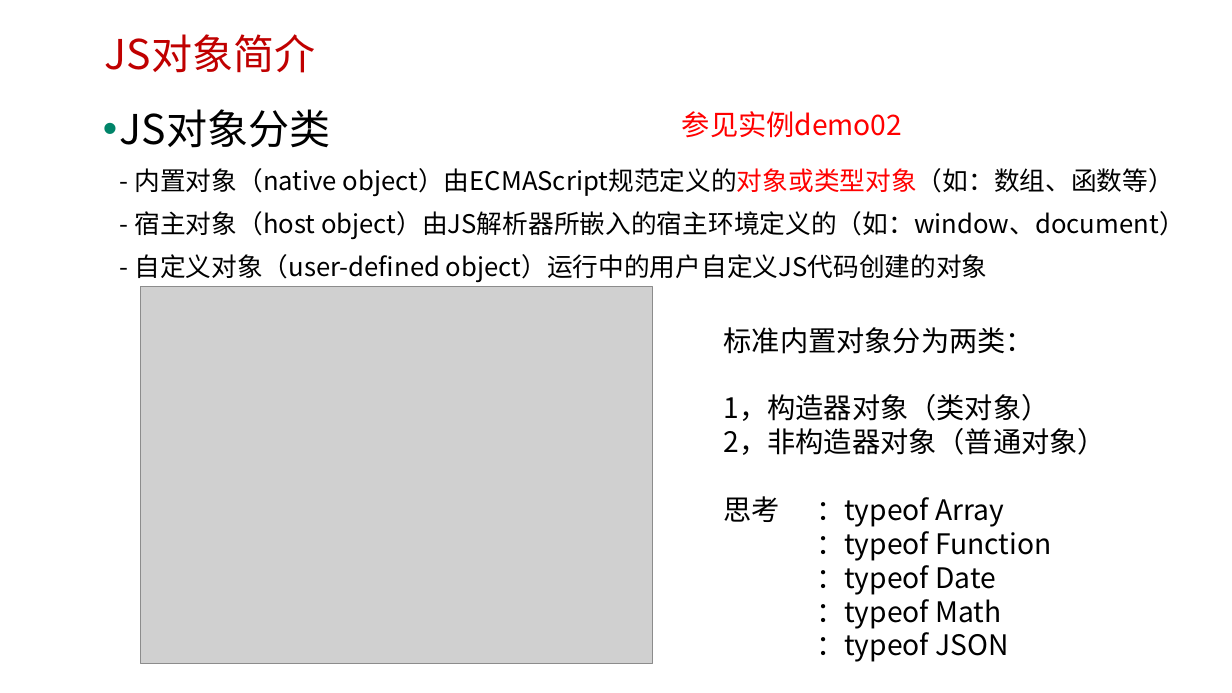
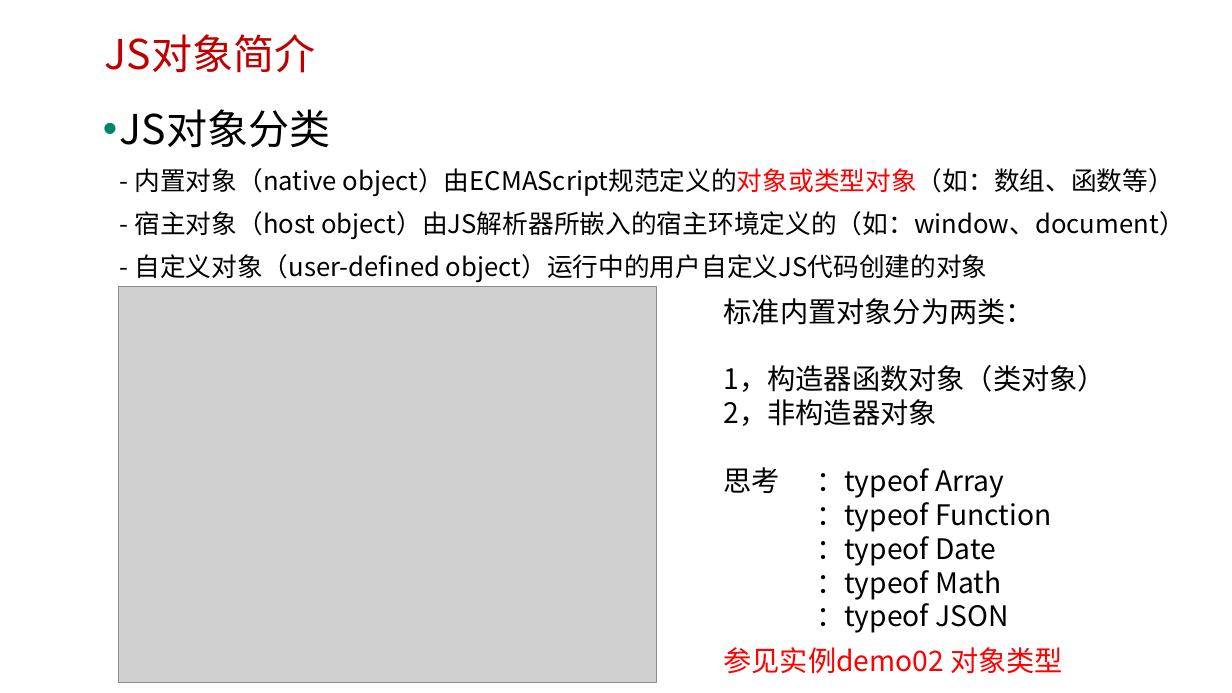
Before and after one commit to edu2act/course-javascript-advanced, a slide deck: slide 5 of 课程PPT/06.JavaScript对象.pptx. Drawn at 1232x693 pixels with LibreOffice and Linux fonts; fonts in the diff are those of the drawing; grey boxes stand for pictures; background and template pictures are left out. Boxes give left, top, right and bottom in pixels: in the first picture for what was removed or moved away, otherwise in the second. Text is boxed around its words. In the diff, an @@ line names an element or a change of style, - is before the commit and + after.

```diff
--- a/课程PPT/06.JavaScript对象.pptx
+++ b/课程PPT/06.JavaScript对象.pptx
@@ picture: place and size @@
-picture at (140,287,653,664)
+picture at (119,287,657,683)
@@ text "标准内置对象分为两类：": place and size @@
-text "标准内置对象分为两类：" at (724,327,1106,662)
+text "标准内置对象分为两类：" at (724,298,1106,633)
@@ text at (724,365,1106,426): text changed @@
-1，构造器对象（类对象）
-2，非构造器对象（普通对象）
+1，构造器函数对象（类对象）
+2，非构造器对象
@@ text at (723,647,1063,674): text changed @@
-参见实例demo02
+参见实例demo02 对象类型
```
Also in this commit, not shown: 1 other slide changed, 1 slide added, 10 other files.
